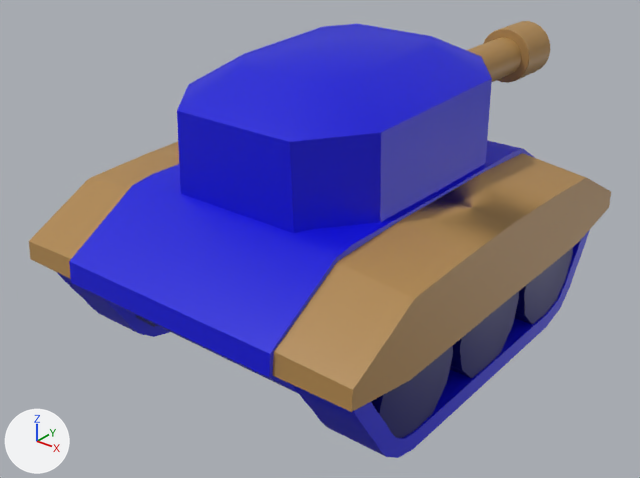
An edit to the FBX model Assets/Imports/tank.fbx, drawn before and after from the same camera.
Rendered twice from a camera (50 mm lens) standing at (4.03, -5.27, 3.4) and looking at (-0.26, 0.09, 0.08). The lights are fixed; the arrows at lower left show +X, +Y and +Z. Where no turn or scale is listed for an object, it has been applied to the vertices.

Before the edit, the objects in view are built like this:
```python
me_base = bpy.data.meshes.new('base')
me_base.from_pydata(...)  # 666 vertices, 550 faces; spans x -1.55..1.55, y -1.94..1.94, z -0.74..0.71
# faces by material slot: [66, 224, 260]
me_base.materials.append(mat_secondarytank)  # brown #b0884e
me_base.materials.append(mat_colortank)  # blue #0000d9
me_base.materials.append(mat_color2tank)  # dark blue #000069
me_tourelle = bpy.data.meshes.new('tourelle')
me_tourelle.from_pydata(...)  # 252 vertices, 228 faces; spans x -0.92..0.92, y -1.19..3.18, z -0.47..0.51
# faces by material slot: [194, 34]
me_tourelle.materials.append(mat_secondarytank)  # brown #b0884e
me_tourelle.materials.append(mat_colortank)  # blue #0000d9
ob_base = bpy.data.objects.new('base', me_base)
ob_base.location = (0.0, 0.0, 0.15)
ob_tourelle = bpy.data.objects.new('tourelle', me_tourelle)
ob_tourelle.location = (0.0, 0.0, 1.286)
```
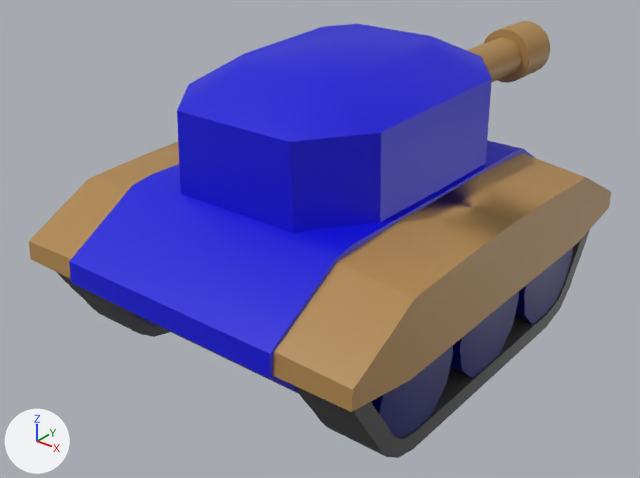
Commit message: Amélioration du tank

Location of each change, [x1, y1, x2, y2] in pixels of the pictures (640 x 478 px):
part 1 of me_base, recoloured (blue to grey): [445, 230, 590, 409] in both
part 2 of me_base, recoloured: [57, 272, 170, 337] in both
part 3 of me_base, recoloured: [293, 385, 459, 458] in both

Diff of the bpy script that builds the scene:
```diff
--- a/Assets/Imports/tank.fbx.py
+++ b/Assets/Imports/tank.fbx.py
@@ mat_chaintank @@
+mat_chaintank = principled_material('chainTank')
+mat_chaintank.base_color = (0.0605, 0.0605, 0.0605)  # dark grey #464646
@@ me_base @@
 me_base.from_pydata(...)  # 666 vertices, 550 faces; spans x -1.55..1.55, y -1.94..1.94, z -0.74..0.71
 # used by ob_base; location = (0.0, 0.0, 0.15)
+# me_base part 1: 45 of the faces centred in x 0.97..1.47, y 0.01..1.79, z -0.74..0.33 switch from mat_colortank (blue #0000d9) to mat_chaintank (dark grey #464646)
+# me_base part 2: 41 of the faces centred in x -1.47..-0.97, y -1.76..-0.73, z -0.74..0.33 switch from mat_colortank (blue #0000d9) to mat_chaintank (dark grey #464646)
+# me_base part 3: 41 of the faces centred in x 0.97..1.47, y -1.76..-0.73, z -0.74..0.33 switch from mat_colortank (blue #0000d9) to mat_chaintank (dark grey #464646)
 me_base.materials.append(mat_secondarytank)
```
